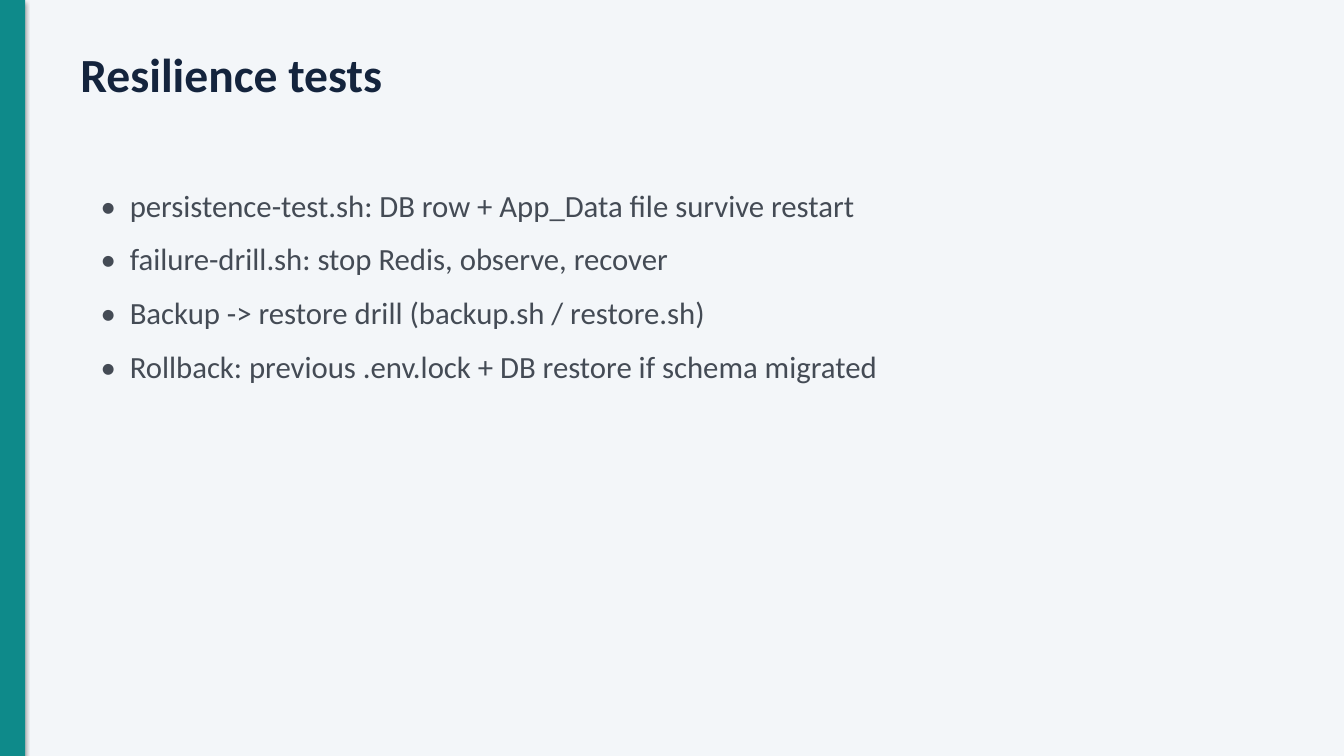
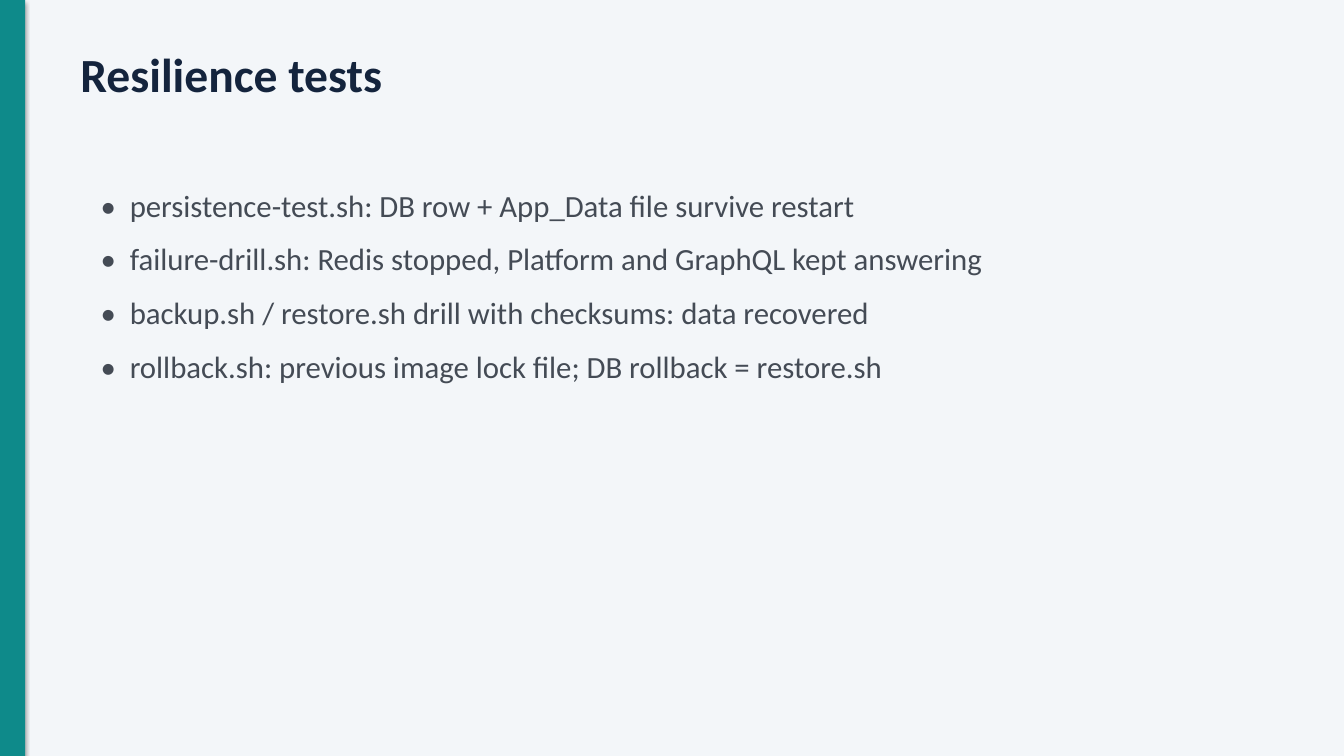
Before and after one commit to dussashivani/Project_Virto-Commerce-Platform_, a slide deck: slide 7 of docs/presentation/Virto-AWS-DevOps-presentation.pptx. Drawn at 1344x756 pixels with LibreOffice and Linux fonts; fonts in the diff are those of the drawing. Boxes give left, top, right and bottom in pixels: in the first picture for what was removed or moved away, otherwise in the second. Text is boxed around its words. In the diff, an @@ line names an element or a change of style, - is before the commit and + after.

```diff
--- a/docs/presentation/Virto-AWS-DevOps-presentation.pptx
+++ b/docs/presentation/Virto-AWS-DevOps-presentation.pptx
@@ text at box(130, 248, 982, 384): text changed @@
-• failure-drill.sh: stop Redis, observe, recover
-• Backup -> restore drill (backup.sh / restore.sh)
-• Rollback: previous .env.lock + DB restore if schema migrated
+• failure-drill.sh: Redis stopped, Platform and GraphQL kept answering
+• backup.sh / restore.sh drill with checksums: data recovered
+• rollback.sh: previous image lock file; DB rollback = restore.sh
```
Also in this commit, not shown: 8 other slides changed.
